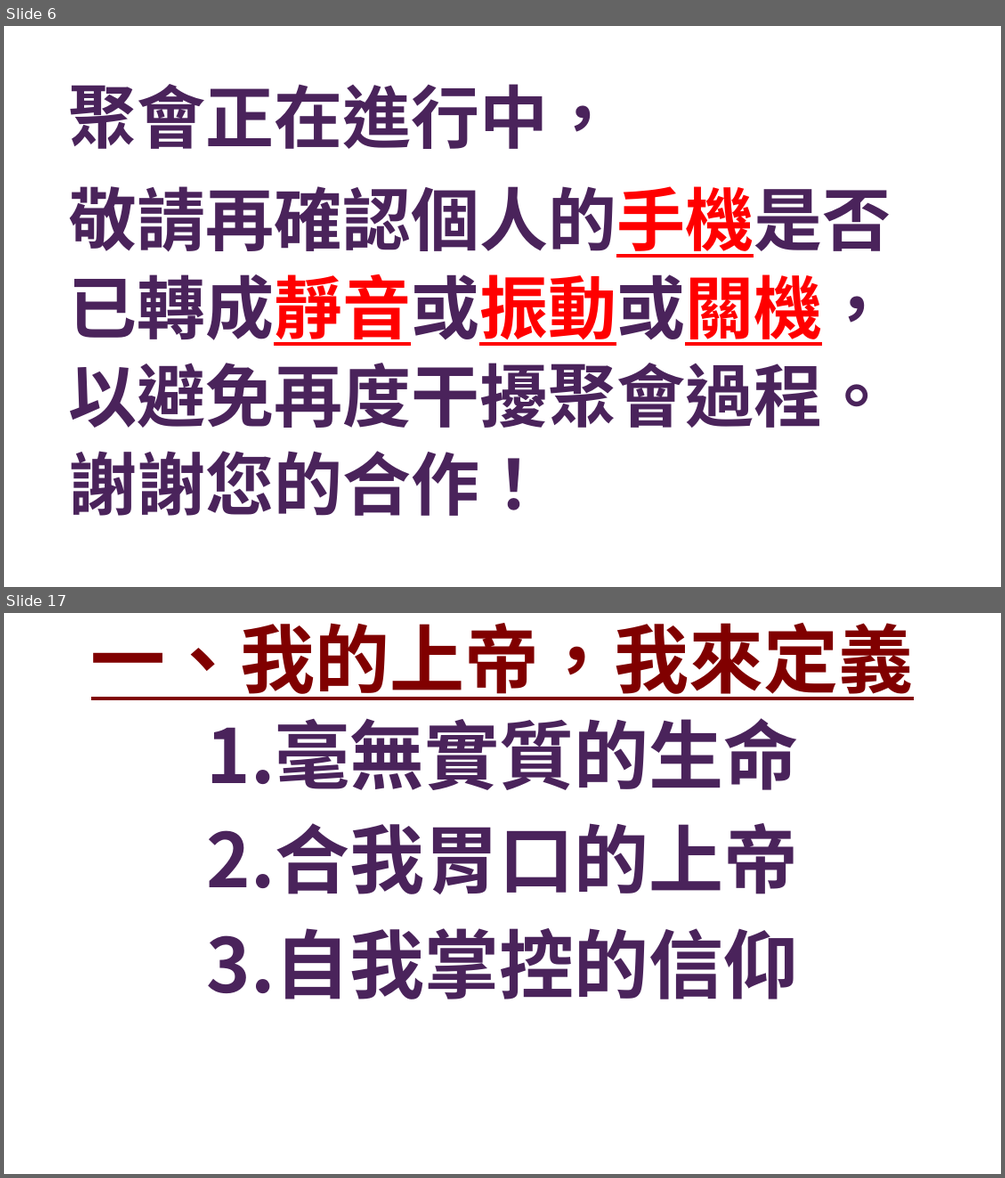
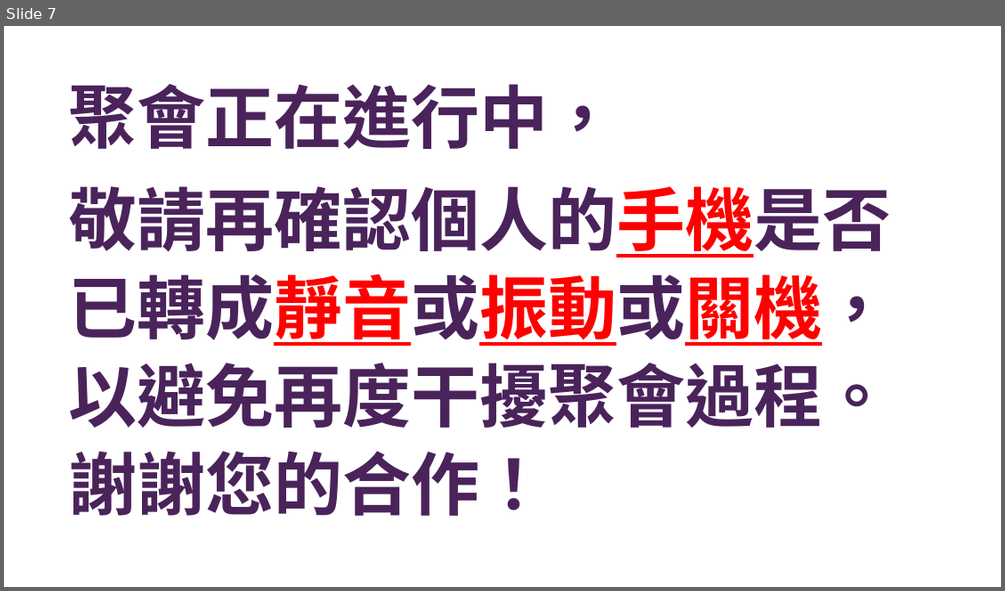
Before and after one commit to Rye-GT500/FaithSlide, a slide deck: 證道投影片.pptx. Shown one above the other, each under a label of ours: slides 6 and 17 before the commit, slide 7 after it; the slides between them are not shown. The pictures are 1005x1178 and 1005x591 pixels, drawn with LibreOffice and Linux fonts; fonts in the diff are those of the drawing; background and template pictures are left out. Boxes give left, top, right and bottom in pixels: in the first picture for what was removed or moved away, otherwise in the second. Text is boxed around its words. In the diff, an @@ line names an element or a change of style, - is before the commit and + after.

```diff
--- a/證道投影片.pptx
+++ b/證道投影片.pptx
@@ slide 17 removed at [4, 613, 1001, 1174], background picture (left out) @@
@@ title removed at [91, 623, 914, 700] @@
-一、我的上帝，我來定義
@@ text removed at [207, 718, 799, 999] @@
-1.毫無實質的生命
-2.合我胃口的上帝
-3.自我掌控的信仰
@@ what was slide 6 is now slide 7 @@
```
Also in this commit, not shown: 39 slides changed, 28 slides added, 14 other slides removed, 2 other files.
